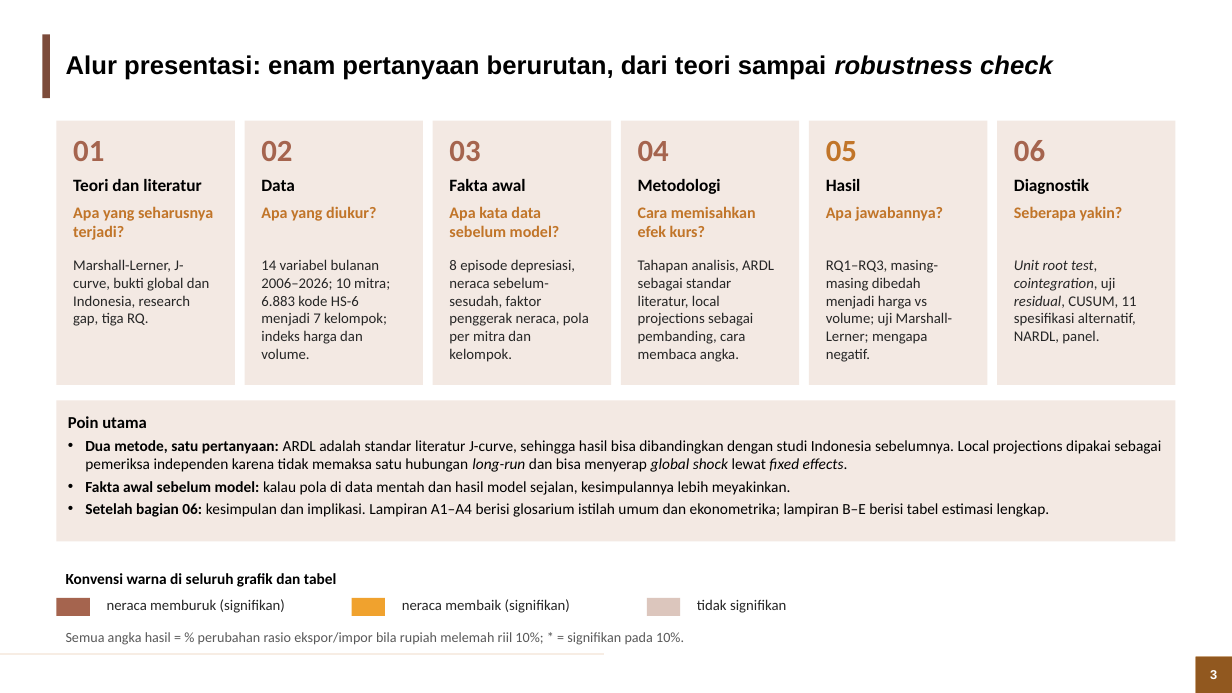
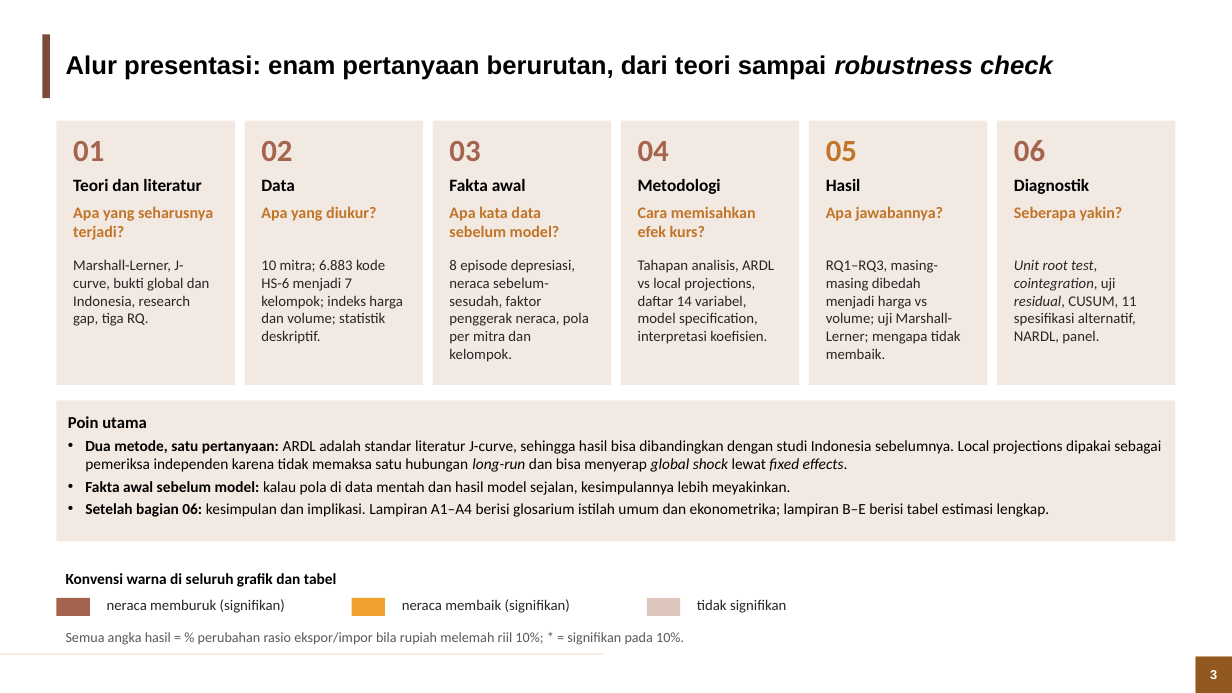
Before and after one commit to muhamadhaikal128/Pengaruh-Depresiasi-Rupiah-Terhadap-Trade-Balance, a slide deck: slide 3 of Haikal/output/3_ppt/Depresiasi_Rupiah_Trade_Balance.pptx. Drawn at 1232x693 pixels with LibreOffice and Linux fonts; fonts in the diff are those of the drawing; background and template pictures are left out. Boxes give left, top, right and bottom in pixels: in the first picture for what was removed or moved away, otherwise in the second. Text is boxed around its words. In the diff, an @@ line names an element or a change of style, - is before the commit and + after.

Commit message:
Haikal: revisi metodologi (ARDL vs LP, intuisi LP, interpretasi koefisien), episode vs IPI mitra dan PDB, RQ1 dibedah diperjelas, mengapa negatif + lanjutan

```diff
--- a/Haikal/output/3_ppt/Depresiasi_Rupiah_Trade_Balance.pptx
+++ b/Haikal/output/3_ppt/Depresiasi_Rupiah_Trade_Balance.pptx
@@ text at [261,259,403,344]: text changed @@
-14 variabel bulanan 2006–2026; 10 mitra; 6.883 kode HS-6 menjadi 7 kelompok; indeks harga dan volume.
+10 mitra; 6.883 kode HS-6 menjadi 7 kelompok; indeks harga dan volume; statistik deskriptif.
@@ text at [638,259,774,344]: text changed @@
-Tahapan analisis, ARDL sebagai standar literatur, local projections sebagai pembanding, cara membaca angka.
+Tahapan analisis, ARDL vs local projections, daftar 14 variabel, model specification, interpretasi koefisien.
@@ text at [826,260,961,359]: text changed @@
-RQ1–RQ3, masing-masing dibedah menjadi harga vs volume; uji Marshall-Lerner; mengapa negatif.
+RQ1–RQ3, masing-masing dibedah menjadi harga vs volume; uji Marshall-Lerner; mengapa tidak membaik.
```
Also in this commit, not shown: 5 other slides changed, 5 slides added, 2 slides removed, 6 other files.
